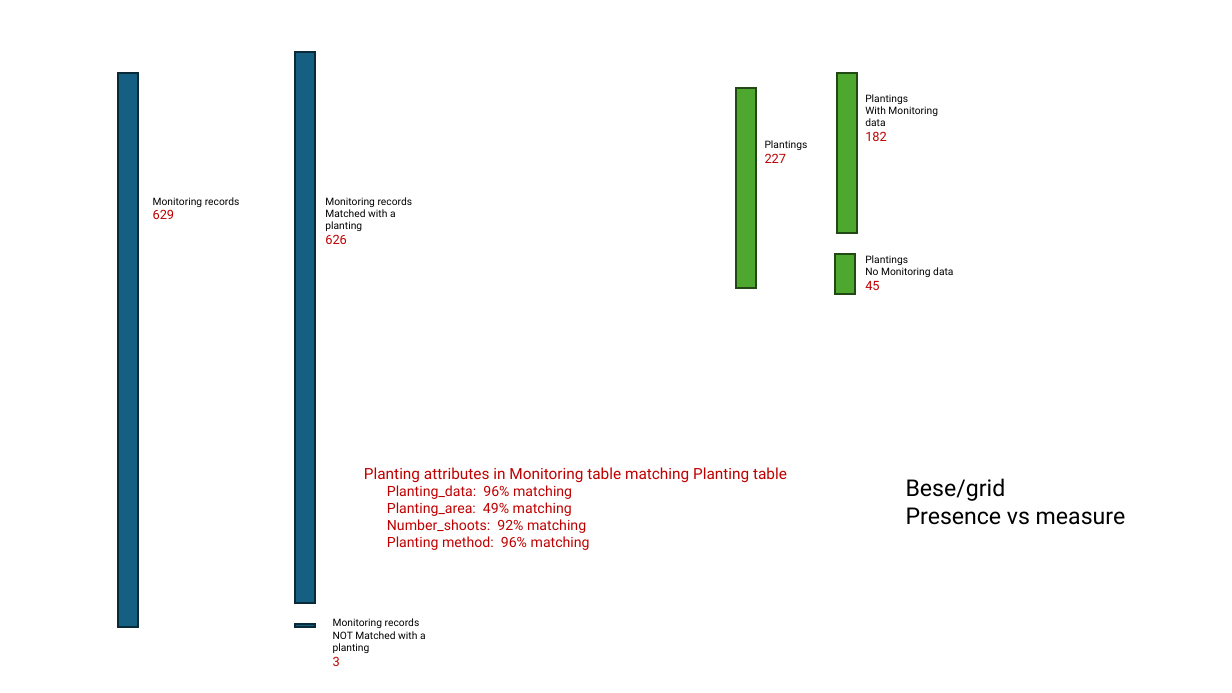
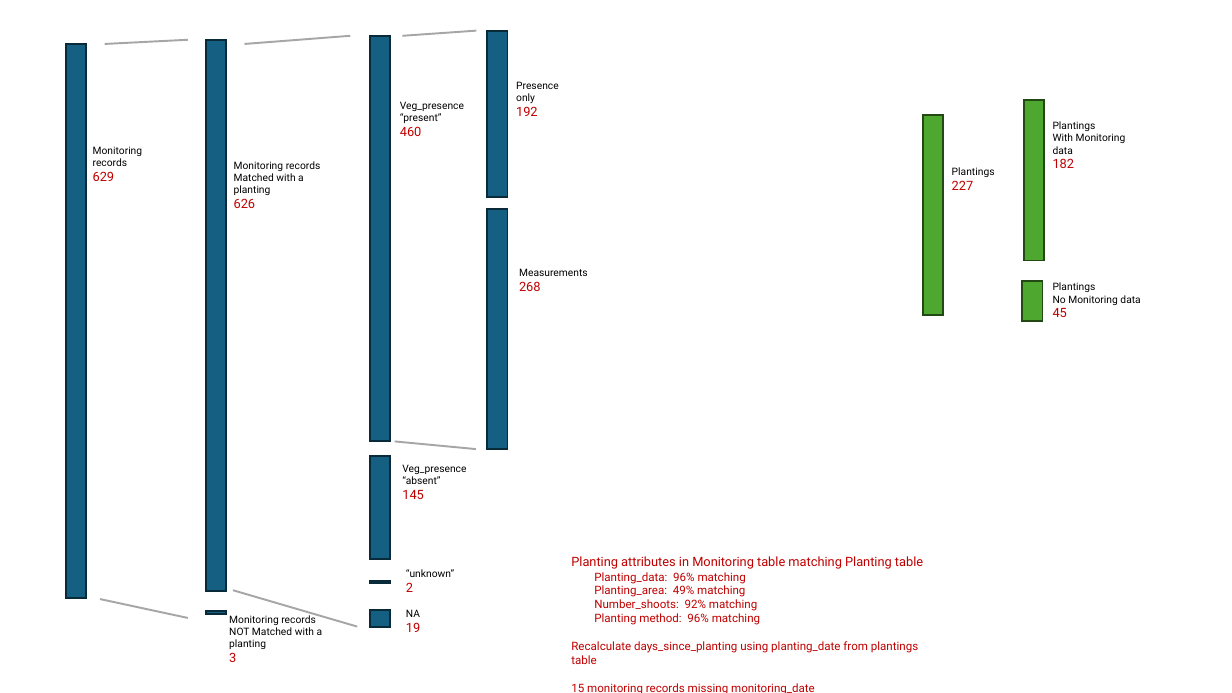
Before and after one commit to WA-Nearshore/seagrass-restoration-processing, a slide deck: slide 16 of docs/seagrass_restoration_storymap_notes.pptx. Drawn at 1232x693 pixels with LibreOffice and Linux fonts; fonts in the diff are those of the drawing. Boxes give left, top, right and bottom in pixels: in the first picture for what was removed or moved away, otherwise in the second. Text is boxed around its words. In the diff, an @@ line names an element or a change of style, - is before the commit and + after.

Commit message:
Extracting structure in monitoring data and BESE/grid

```diff
--- a/docs/seagrass_restoration_storymap_notes.pptx
+++ b/docs/seagrass_restoration_storymap_notes.pptx
@@ rectangle: place and size @@
-rectangle at (118,73,139,628)
+rectangle at (66,44,86,599)
@@ line added from (104, 44) to (188, 40), #A6A6A6 1.5 pt @@
@@ rectangle: place and size @@
-rectangle at (295,52,315,604)
+rectangle at (206,40,226,592)
@@ line added from (245, 44) to (350, 36), #A6A6A6 1.5 pt @@
@@ rectangle added at (371,36,391,442), fill #156082, outline #092A39 1.5 pt @@
@@ line added from (403, 36) to (477, 30), #A6A6A6 1.5 pt @@
@@ rectangle added at (487,30,507,197), fill #156082, outline #092A39 1.5 pt @@
@@ text added at (516,81,559,116), 8 pt, text #000000 @@
+Presence
+only
+192
@@ text added at (400,101,464,136), 8 pt, text #000000 @@
+Veg_presence
+“present”
+460
@@ rectangle: place and size @@
-rectangle at (736,88,756,288)
+rectangle at (923,115,944,315)
@@ 2 texts, 1 rectangle: place and size @@
-2 texts, 1 rectangle at (836,73,953,290)
+2 texts, 1 rectangle at (1024,100,1140,317)
@@ text "Monitoring records" rewrapped from (153,197,240,219) to (93,146,143,181) @@
@@ text "Monitoring records": place and size @@
-text "Monitoring records" at (325,197,413,244)
+text "Monitoring records" at (234,161,321,208)
@@ text "Plantings": place and size @@
-text "Plantings" at (765,140,808,163)
+text "Plantings" at (952,167,995,190)
@@ rectangle added at (487,209,507,449), fill #156082, outline #092A39 1.5 pt @@
@@ text added at (519,268,588,291), 8 pt, text #000000 @@
+Measurements
+268
@@ rectangle: place and size @@
-rectangle at (836,254,856,294)
+rectangle at (1023,281,1043,321)
@@ line added from (395, 442) to (476, 449), #A6A6A6 1.5 pt @@
@@ rectangle added at (371,456,391,559), fill #156082, outline #092A39 1.5 pt @@
@@ text added at (402,464,466,499), 8 pt, text #000000 @@
+Veg_presence
+“absent”
+145
@@ text removed at (906,478,1126,525) @@
-Bese/grid
-Presence vs measure
@@ text added at (406,569,454,592), 8 pt, text #000000 @@
+“unknown”
+2
@@ text "Planting attributes in Monitoring table ...": place and size @@
-text "Planting attributes in Monitoring table ..." at (364,467,787,550)
+text "Planting attributes in Monitoring table ..." at (571,556,923,693)
@@ text at (571,556,923,625): size 12 to 10 pt in "Planting attributes in Monitoring table matching Planting ..."; size 11 to 9 pt in "Planting_data: 96% matching", "Planting_area: 49% matching", "Number_shoots: 92% matching", "Planting method: 96% matching" @@
@@ line added from (100, 599) to (188, 618), #A6A6A6 1.5 pt @@
@@ line added from (233, 591) to (358, 627), #A6A6A6 1.5 pt @@
@@ rectangle added at (371,581,391,583), fill #156082, outline #092A39 1.5 pt @@
@@ rectangle: place and size @@
-rectangle at (295,625,315,628)
+rectangle at (206,611,226,614)
@@ text "Monitoring records": place and size @@
-text "Monitoring records" at (333,618,426,666)
+text "Monitoring records" at (229,613,323,662)
@@ rectangle added at (371,610,391,627), fill #156082, outline #092A39 1.5 pt @@
@@ text added at (406,609,420,632), 8 pt, text #000000 @@
+NA
+19
@@ text at (571,641,918,693): paragraphs added @@
+Recalculate days_since_planting using planting_date from plantings table
+15 monitoring records missing monitoring_date
```
Also in this commit, not shown: 2 other slides changed, 3 slides added, 8 other files.
